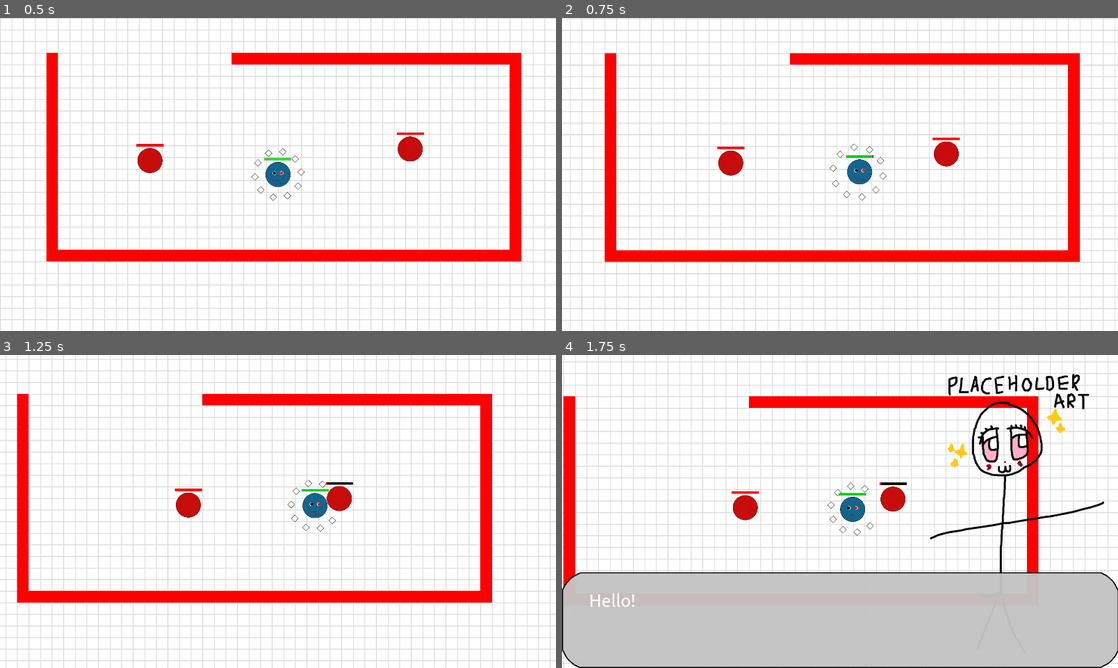
Above: before the commit, frames 1-4 (two rows, left to right).
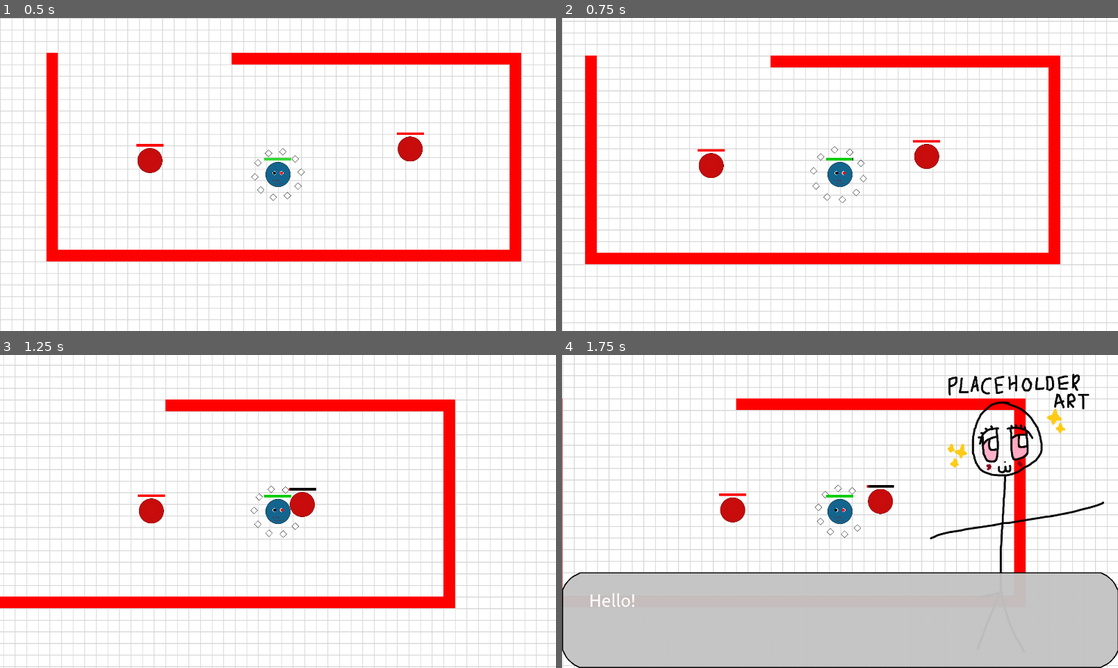
Above: after the commit, the same moments.

Repository: tim2go/wumpusflorr
Game: Godot game, scene res://scenes/test_level.tscn
The game is run twice, just before and just after one commit, with the same random seed, the same clock (stepped at 60 frames per second) and the same inputs.
Inputs (mouse positions are in pixels of both pictures, inside the frame that each line leads up to):
- Up to frame 1 (0.5 s): no input
- Up to frame 2 (0.75 s): move the mouse to (962, 158) at 0.52 s; click (962, 158) at 0.6 s
- Up to frame 3 (1.25 s): no input
- Up to frame 4 (1.75 s): move the mouse to (728, 527) at 1.27 s; tap J at 1.35 s

Frame 1 is identical in both runs. In frame 2, 26% of the frame differs, in the area x 0-100%, y 0-100%; in frame 3, 28%; in frame 4, 16%.

Commit message:
removed camera smoothing
might solve jitter on aaravs and alexs computers

Diff:
--- a/scenes/player.tscn
+++ b/scenes/player.tscn
@@ -44,7 +44,6 @@
 
 [node name="Camera2D" type="Camera2D" parent="." unique_id=1202893106]
 unique_name_in_owner = true
-position_smoothing_enabled = true
 position_smoothing_speed = 1.5
 
 [node name="CollisionShape2D" type="CollisionShape2D" parent="." unique_id=217623649]
--- a/scripts/player.gd
+++ b/scripts/player.gd
@@ -39,7 +39,7 @@
 		if $".".position.distance_to(mouse_pos) > 64:
 			velocity = Vector2(speed * cos(move_angle), speed * sin(move_angle))
 			move_and_slide()
-		elif $".".position.distance_to(mouse_pos) > 5:
+		elif $".".position.distance_to(mouse_pos) > 2:
 			%Camera2D.position_smoothing_speed = 3 * ($".".position.distance_to(mouse_pos)/30)
 			velocity = Vector2(speed * cos(move_angle), speed * sin(move_angle))
 			velocity = velocity.lerp(Vector2.ZERO, 0.6)
Not shown, changed: assets/textures/basic_petal.png.import
Not shown, changed: assets/textures/enemy.png.import
Not shown, changed: assets/textures/player.png.import
Not shown, changed: assets/textures/tiles.png.import
